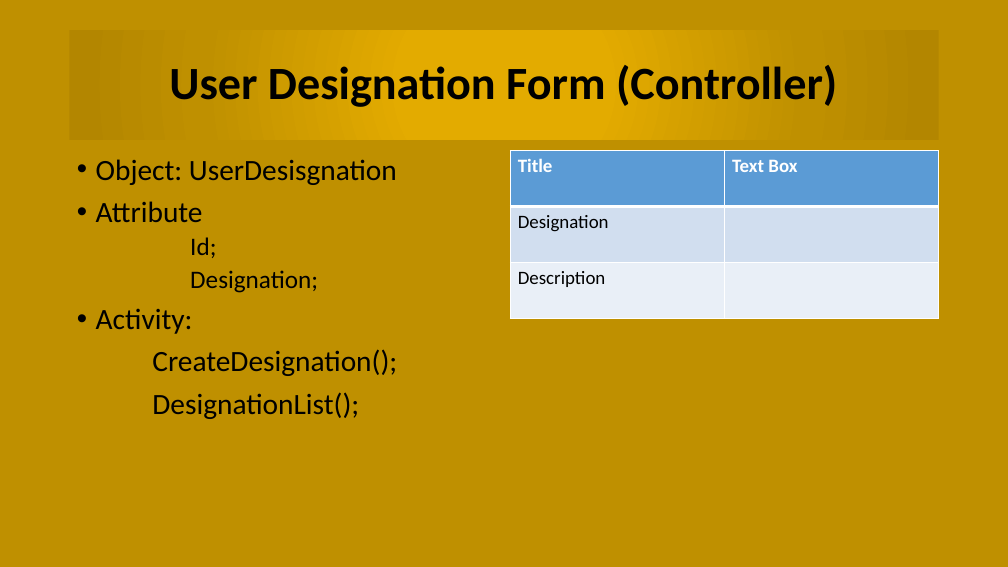
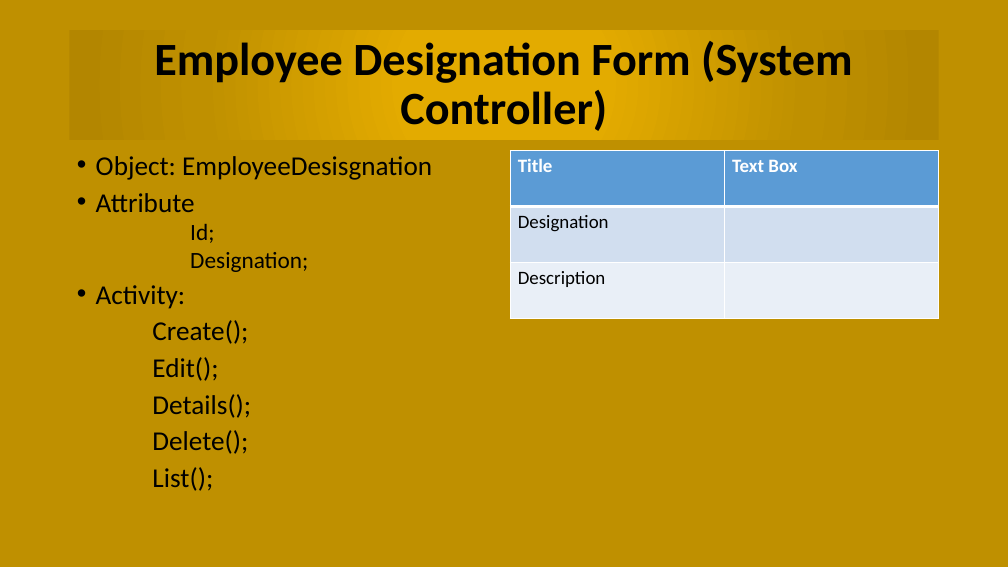
Before and after one commit to chittoranjan/BCCVehicleManagemant, a slide deck: slide 17 of Document/Vehicle Management Presentation.pptx (slide 9 before the commit). Drawn at 1008x567 pixels with LibreOffice and Linux fonts; fonts in the diff are those of the drawing. Boxes give left, top, right and bottom in pixels: in the first picture for what was removed or moved away, otherwise in the second. Text is boxed around its words. In the diff, an @@ line names an element or a change of style, - is before the commit and + after.

```diff
--- a/Document/Vehicle Management Presentation.pptx
+++ b/Document/Vehicle Management Presentation.pptx
@@ title at (x1=154, y1=41, x2=852, y2=131): text changed @@
-User Designation Form (Controller)
+Employee Designation Form (System Controller)
@@ text at (x1=96, y1=156, x2=432, y2=180): text changed; size 28 to 25.9 pt @@
-• Object: UserDesisgnation
+• Object: EmployeeDesisgnation
@@ text at (x1=96, y1=193, x2=308, y2=309): size 28 to 25.9 pt in "Attribute", "Activity:"; size 24 to 22.2 pt in "Id;", "Designation;"; line spacing 0.9 to 0.8 @@
@@ text at (x1=152, y1=320, x2=251, y2=491): text changed; size 28 to 25.9 pt @@
-CreateDesignation();
-DesignationList();
+Create();
+Edit();
+Details();
+Delete();
+List();
```
Also in this commit, not shown: 11 other slides changed, 12 slides added, 2 slides removed, 45 other files.
